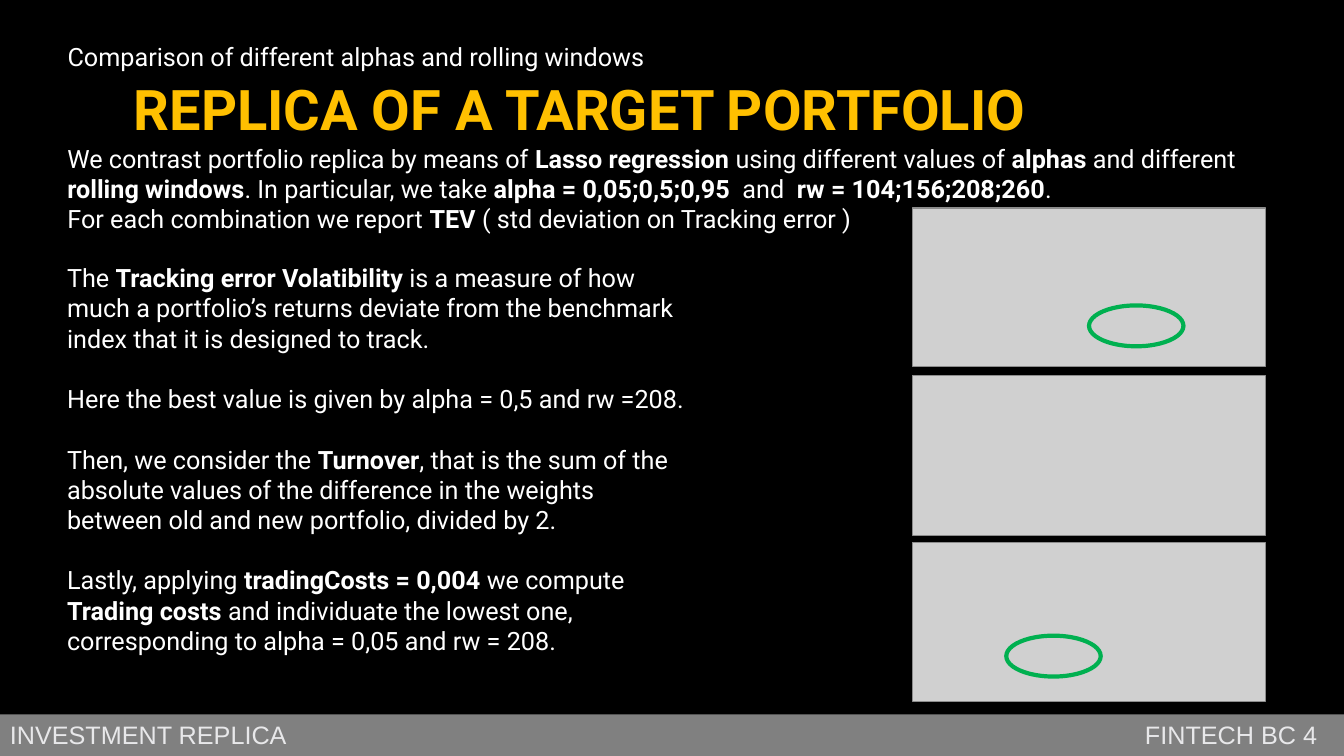
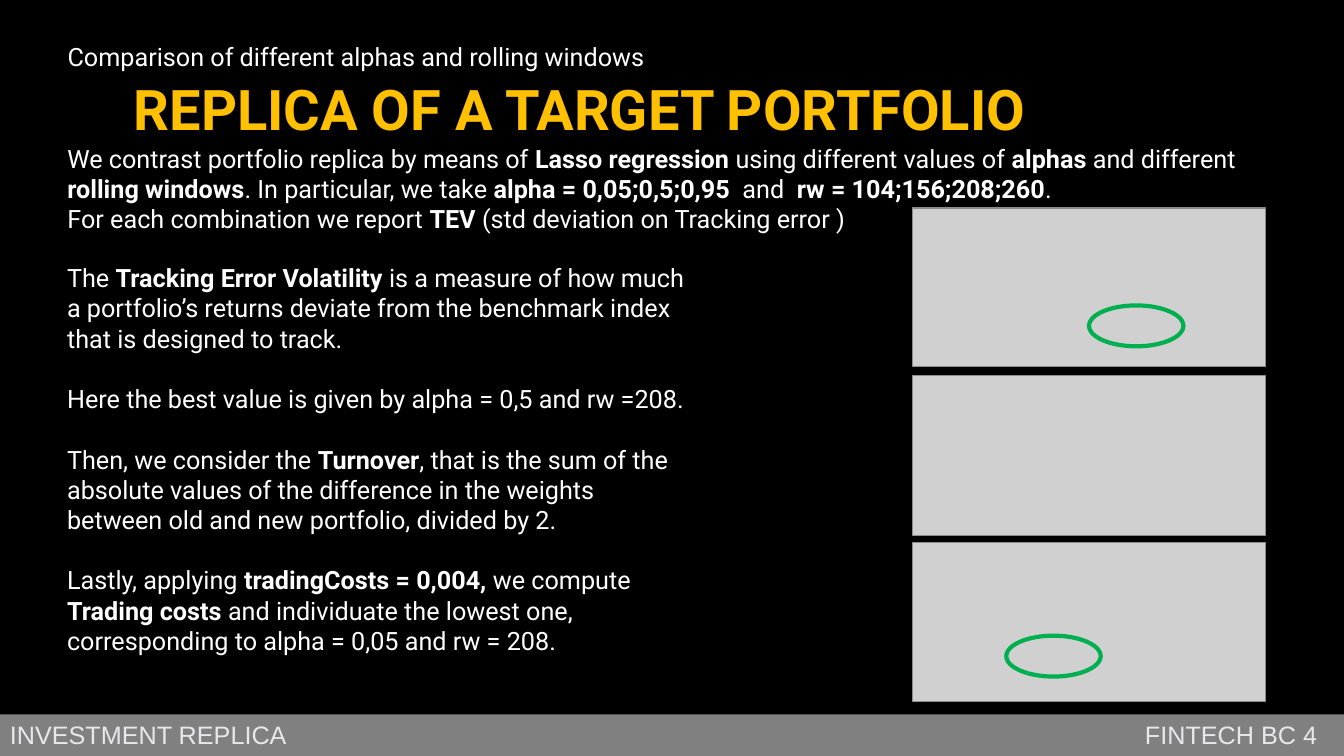
Before and after one commit to jstringara/Fintech, a slide deck: slide 7 of BC4/Bozza.pptx. Drawn at 1344x756 pixels with LibreOffice and Linux fonts; fonts in the diff are those of the drawing; grey boxes stand for pictures; background and template pictures are left out. Boxes give left, top, right and bottom in pixels: in the first picture for what was removed or moved away, otherwise in the second. Text is boxed around its words. In the diff, an @@ line names an element or a change of style, - is before the commit and + after.

Commit message:
Corretti svariati typos e errori di nomi

```diff
--- a/BC4/Bozza.pptx
+++ b/BC4/Bozza.pptx
@@ text at (67, 208, 830, 234): spaces changed @@
-For each combination we report TEV ( std deviation on Tracking error )
+For each combination we report TEV (std deviation on Tracking error )
@@ text at (67, 268, 684, 354): text changed @@
-The Tracking error Volatibility is a measure of how much a portfolio’s returns deviate from the benchmark index that it is designed to track.
+The Tracking Error Volatility is a measure of how much a portfolio’s returns deviate from the benchmark index that is designed to track.
@@ text at (67, 570, 630, 656): text changed @@
-Lastly, applying tradingCosts = 0,004 we compute Trading costs and individuate the lowest one, corresponding to alpha = 0,05 and rw = 208.
+Lastly, applying tradingCosts = 0,004, we compute Trading costs and individuate the lowest one, corresponding to alpha = 0,05 and rw = 208.
```
Also in this commit, not shown: 2 other slides changed.
